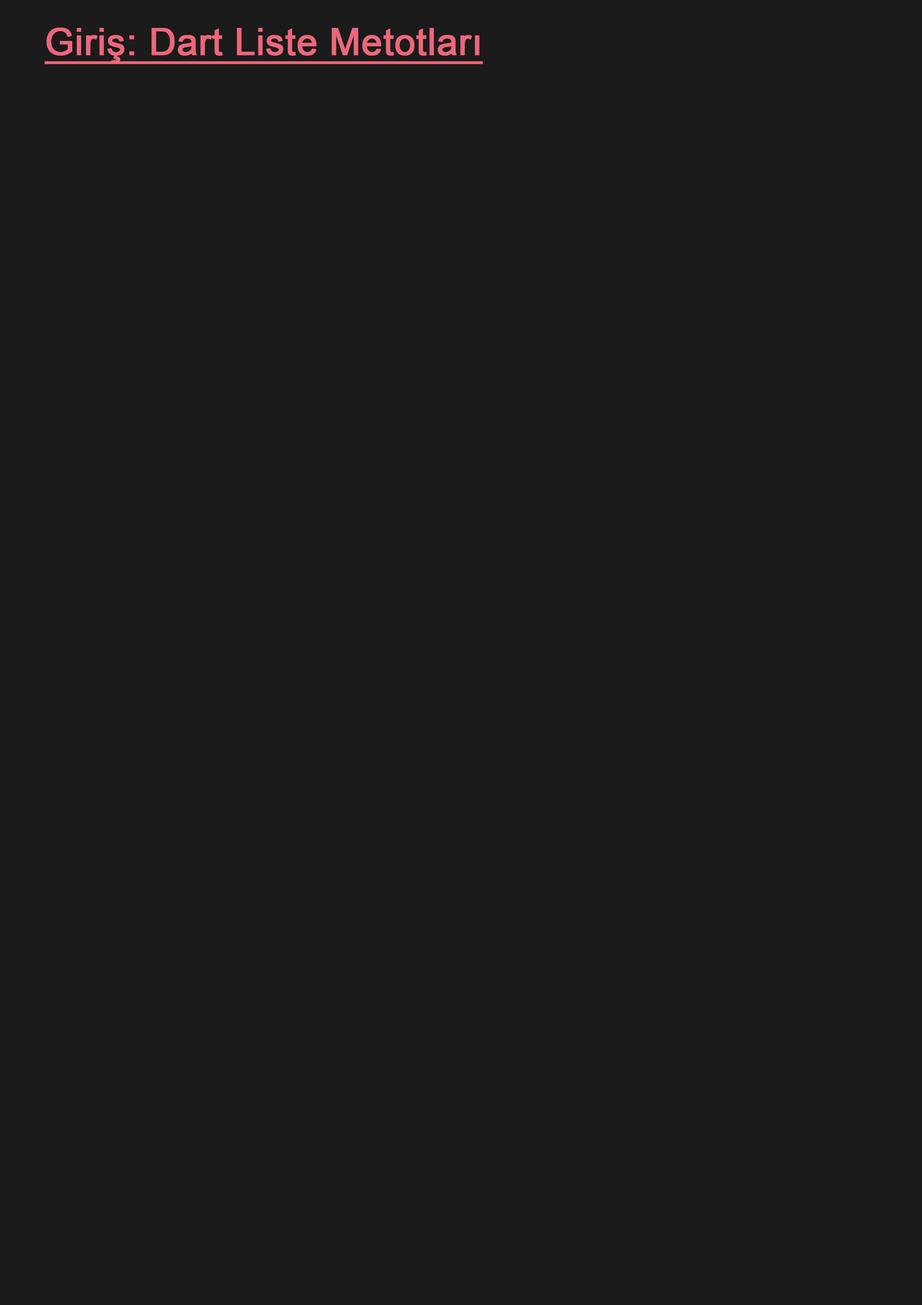
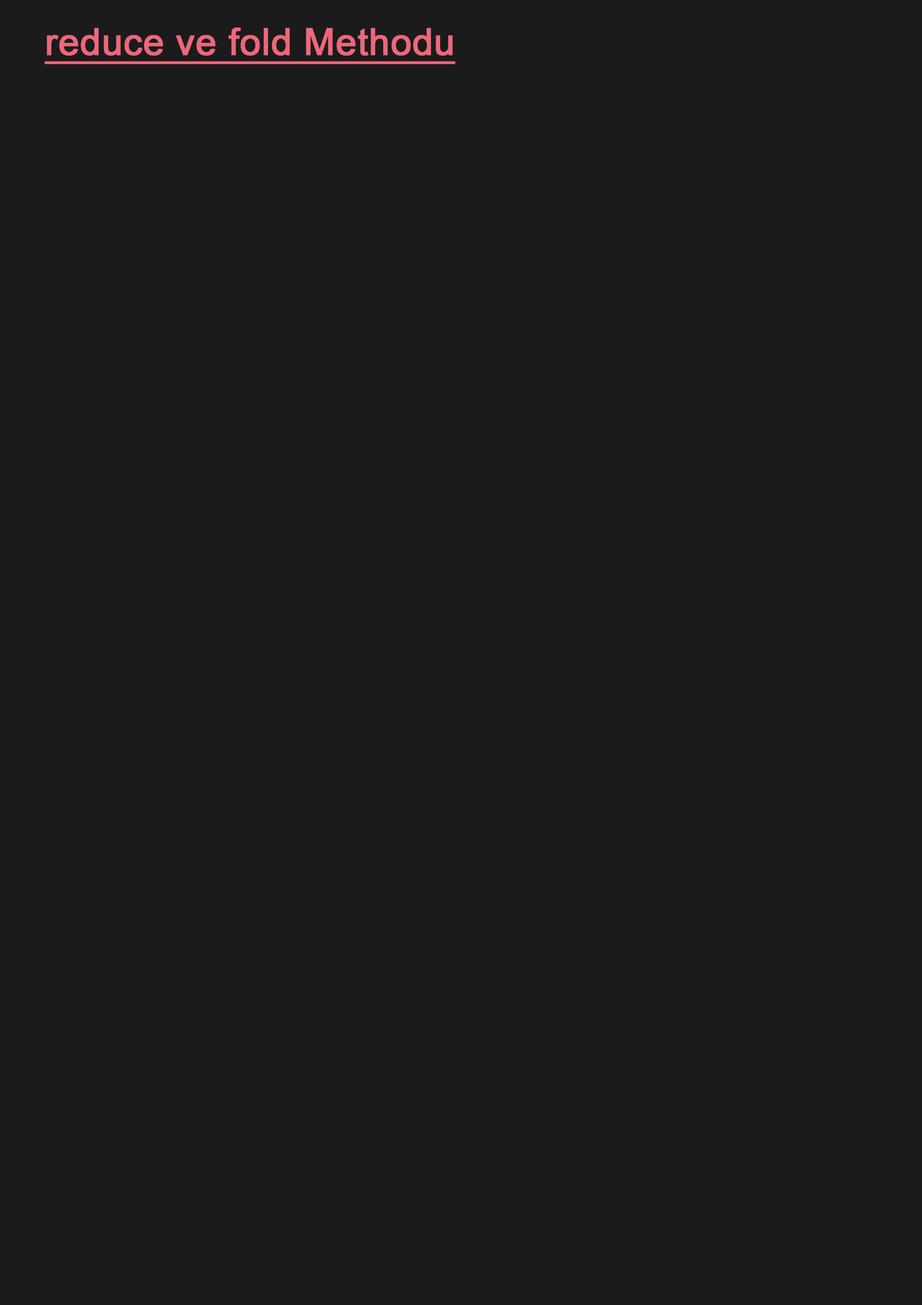
Layer changes from the first 922 x 1305 image to the second:
renamed "Giriş: Dart Liste Metotları" to "reduce ve fold Methodu", painted on it over left=46, top=27, right=484, bottom=65
